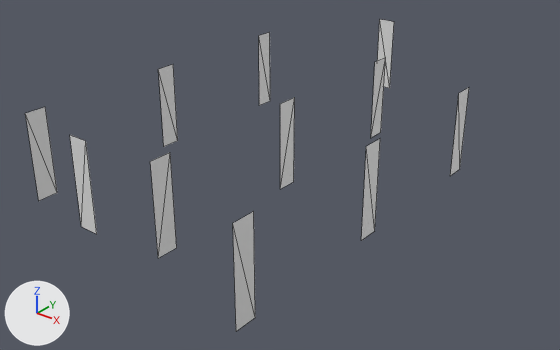
Before and after pictures for a commit that changed the glTF model models/Panels/Panel_Vertical_Communications_Satellite.glb.
One viewpoint serves both versions: a camera (50 mm lens) standing at (27.66, -10.78, 11.6) and looking at (12.52, 8.15, -0.13). The lights are fixed; the arrows at lower left show +X, +Y and +Z. The older version comes first. Mesh edges are drawn as thin lines. Where no turn or scale is listed for an object, it has been applied to the vertices. Vertices at exactly the same position are counted once.

The scene before the commit, as lines of its bpy script (objects in view):
```python
me_plane_607 = bpy.data.meshes.new('Plane.607')
me_plane_607.from_pydata(...)  # 44 vertices, 22 faces; spans x -9.4..0.0, y -0.4..17.0, z 0.0..3.0
ob_next_gen_communications_satellite_012 = bpy.data.objects.new('Next-Gen_Communications_Satellite.012', me_plane_607)
ob_next_gen_communications_satellite_012.location = (17.29, 0.85, 0.0)
```
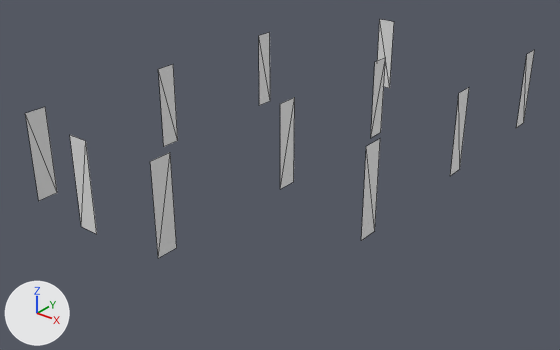
What differs and where, as boxes (x1, y1, x2, y2) in the pictures (560 x 350 px; the box of a moved part takes in the faces that stretch with it):
'Next-Gen_Communications_Satellite.012', reshaped, moved (15% wider, 23% shorter): before (25, 19, 469, 331); after (25, 19, 534, 258)
part 1 of me_plane_607, moved or reshaped: (377, 19, 394, 88) in both
part 2 of me_plane_607, moved or reshaped: (371, 58, 385, 138) in both
part 3 of me_plane_607, moved or reshaped: (280, 97, 295, 189) in both
part 4 of me_plane_607, moved or reshaped: (150, 153, 177, 258) in both
part 5 of me_plane_607, moved or reshaped: (70, 135, 97, 234) in both
part 6 of me_plane_607, moved or reshaped: (25, 107, 57, 201) in both
part 7 of me_plane_607, moved or reshaped: (158, 64, 178, 147) in both
part 8 of me_plane_607, moved or reshaped: (259, 32, 270, 106) in both

The change in detail:
me_plane_607 is used by ob_next_gen_communications_satellite_012; location (17.29, 0.85, 0.0).
me_plane_607 had 44 vertices, 22 faces and spanned x -9.4..0.0, y -0.4..17.0, z 0.0..3.0.
me_plane_607 now has 44 vertices, 22 faces and spans x -9.4..0.0, y -4.9..11.6, z 0.0..3.0.
me_plane_607 part 1: the loose piece of 4 vertices spanning x -7.0..-6.3, y 17.0, z 0.0..3.0 is moved by (0.0, -5.5, 0.0).
me_plane_607 part 2: the loose piece of 4 vertices spanning x -3.9, y 11.8..12.5, z 0.0..3.0 is moved by (0.0, -5.5, 0.0).
me_plane_607 part 3: the loose piece of 4 vertices spanning x -3.9, y 6.3..7.0, z 0.0..3.0 is moved by (0.0, -5.5, 0.0).
me_plane_607 part 4: the loose piece of 4 vertices spanning x -3.9, y 0.8..1.5, z 0.0..3.0 is moved by (0.0, -5.5, 0.0).
me_plane_607 part 5: the loose piece of 4 vertices spanning x -7.0..-6.3, y 0.6, z 0.0..3.0 is moved by (0.0, -5.5, 0.0).
me_plane_607 part 6: the loose piece of 4 vertices spanning x -9.4, y 0.8..1.5, z 0.0..3.0 is moved by (0.0, -5.5, 0.0).
me_plane_607 part 7: the loose piece of 4 vertices spanning x -9.4, y 6.3..7.0, z 0.0..3.0 is moved by (0.0, -5.5, 0.0).
me_plane_607 part 8: the loose piece of 4 vertices spanning x -9.4, y 11.8..12.5, z 0.0..3.0 is moved by (0.0, -5.5, 0.0).
Object 'Next-Gen_Communications_Satellite.012' (ob_next_gen_communications_satellite_012) moves from (17.29, 0.85, 0.0) to (17.29, 6.34, 0.0).
